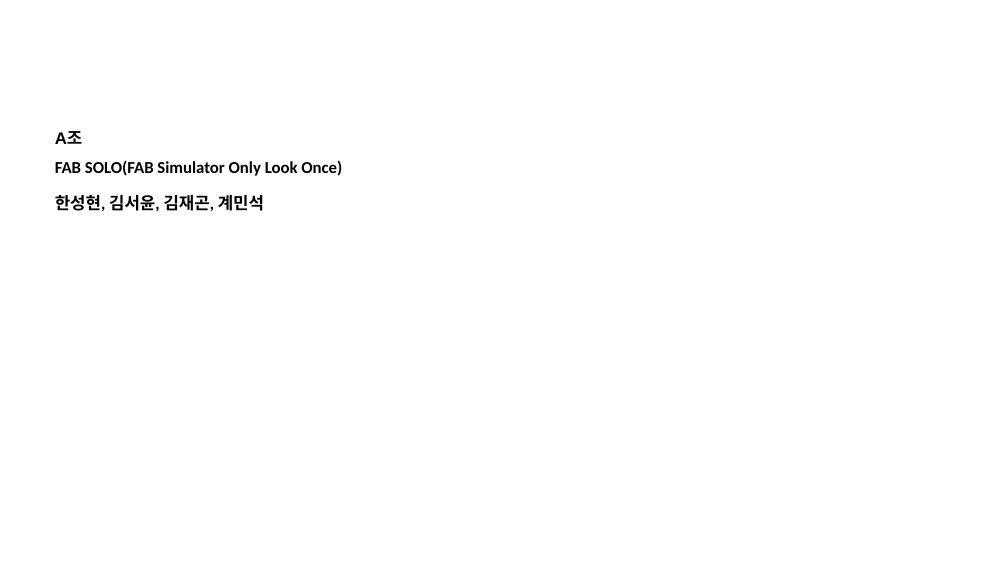
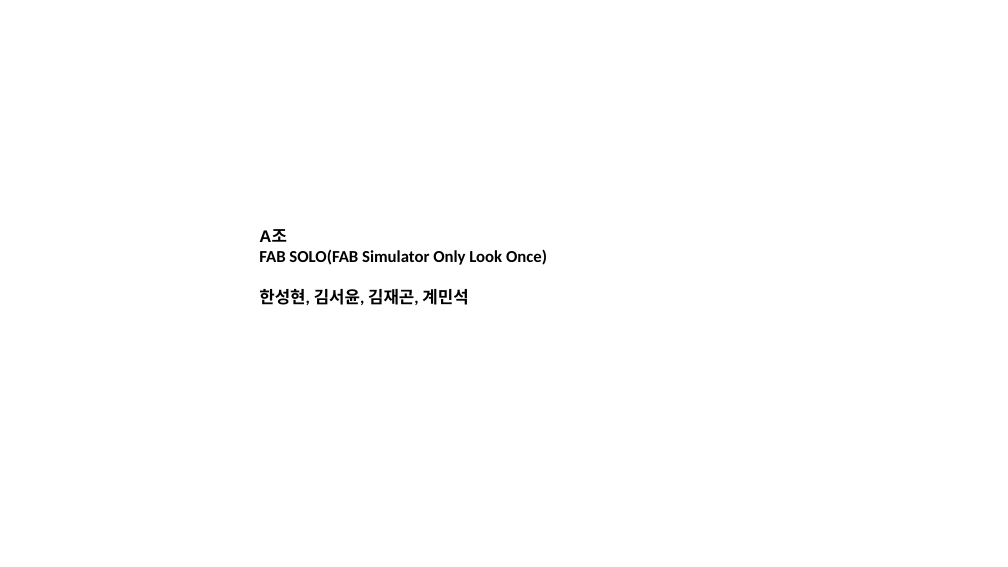
Before and after one commit to SaintSeong/JusungProject, a slide deck: slide 1 of A조 폼보드.pptx. Drawn at 1008x567 pixels with LibreOffice and Linux fonts; fonts in the diff are those of the drawing. Boxes give left, top, right and bottom in pixels: in the first picture for what was removed or moved away, otherwise in the second. Text is boxed around its words. In the diff, an @@ line names an element or a change of style, - is before the commit and + after.

```diff
--- a/A조 폼보드.pptx
+++ b/A조 폼보드.pptx
@@ text "A조": place and size @@
-text "A조" at (55,131,342,211)
+text "A조" at (259,229,547,305)
@@ text "A조" at (259,229,547,305): line spacing 0.9 to 1; less space between paragraphs @@
```
Also in this commit, not shown: 1 other file.
